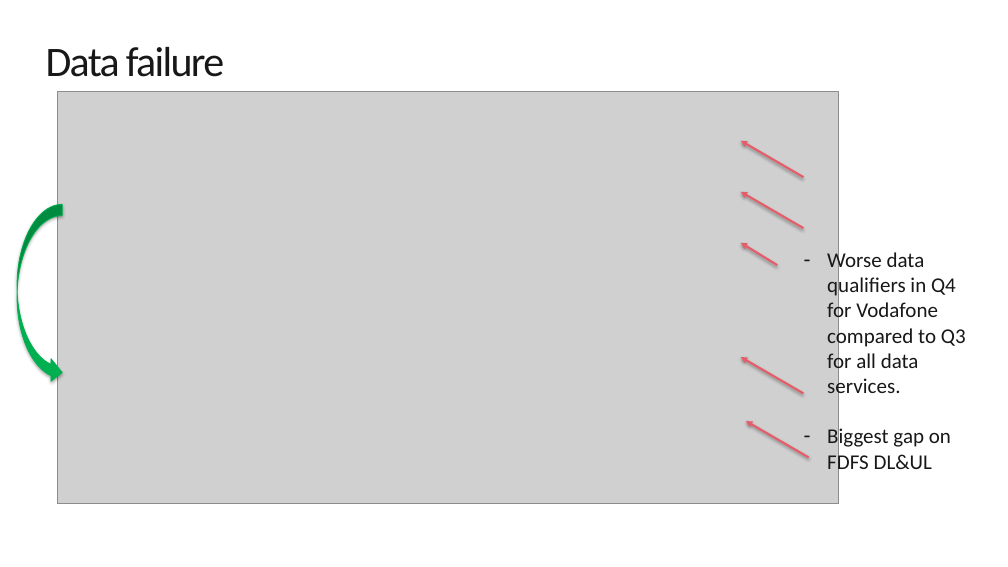
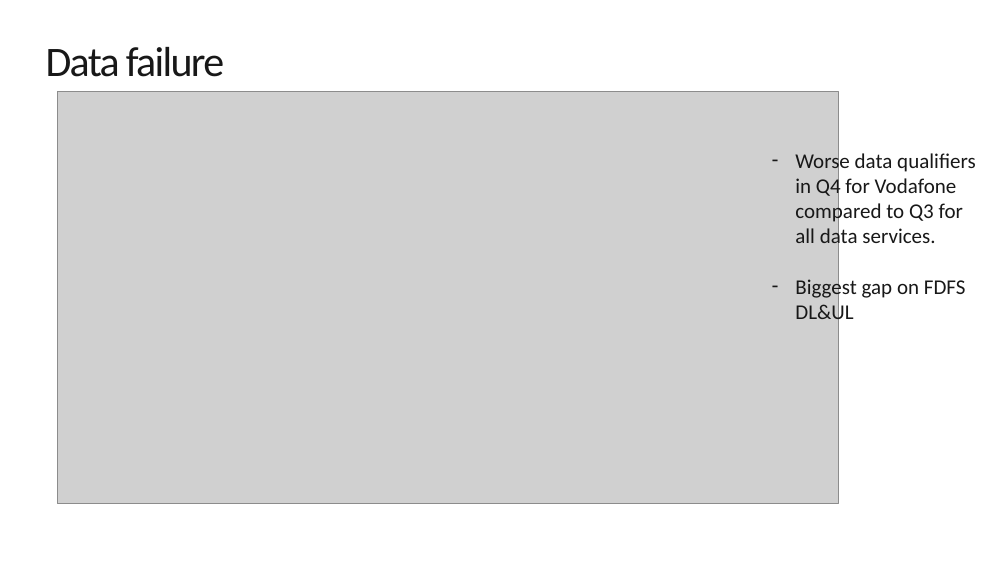
Before and after one commit to jaimetur/DashboardAnalytic, a slide deck: slide 10 of assets/templates/Template_CDR_NSA_analysis.pptx. Drawn at 1008x567 pixels with LibreOffice and Linux fonts; fonts in the diff are those of the drawing; grey boxes stand for pictures; background and template pictures are left out. Boxes give left, top, right and bottom in pixels: in the first picture for what was removed or moved away, otherwise in the second. Text is boxed around its words. In the diff, an @@ line names an element or a change of style, - is before the commit and + after.

```diff
--- a/assets/templates/Template_CDR_NSA_analysis.pptx
+++ b/assets/templates/Template_CDR_NSA_analysis.pptx
@@ arrow removed from (804, 177) to (741, 141) @@
@@ text "Worse data qualifiers in Q4 ..." rewrapped from (827,249,966,475) to (795,150,976,325) @@
@@ curved right arrow removed at (17,204,63,383) @@
@@ arrow removed from (804, 228) to (741, 192) @@
@@ arrow removed from (777, 265) to (741, 243) @@
@@ arrow removed from (804, 393) to (741, 357) @@
@@ arrow removed from (809, 457) to (746, 421) @@
```
Also in this commit, not shown: 13 other slides changed, 1 other file.
